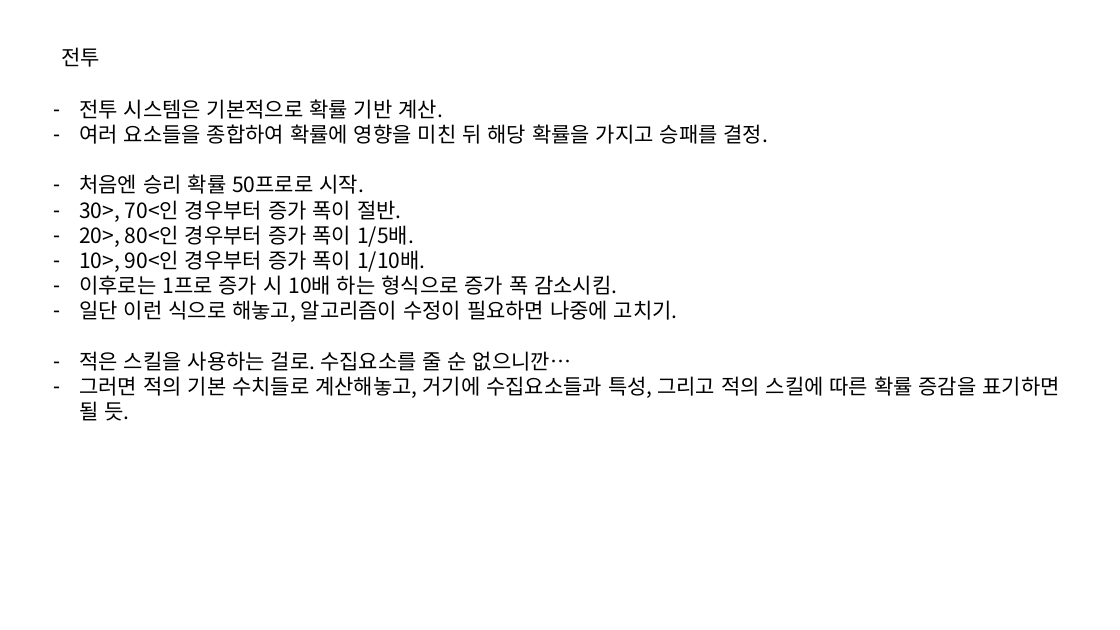
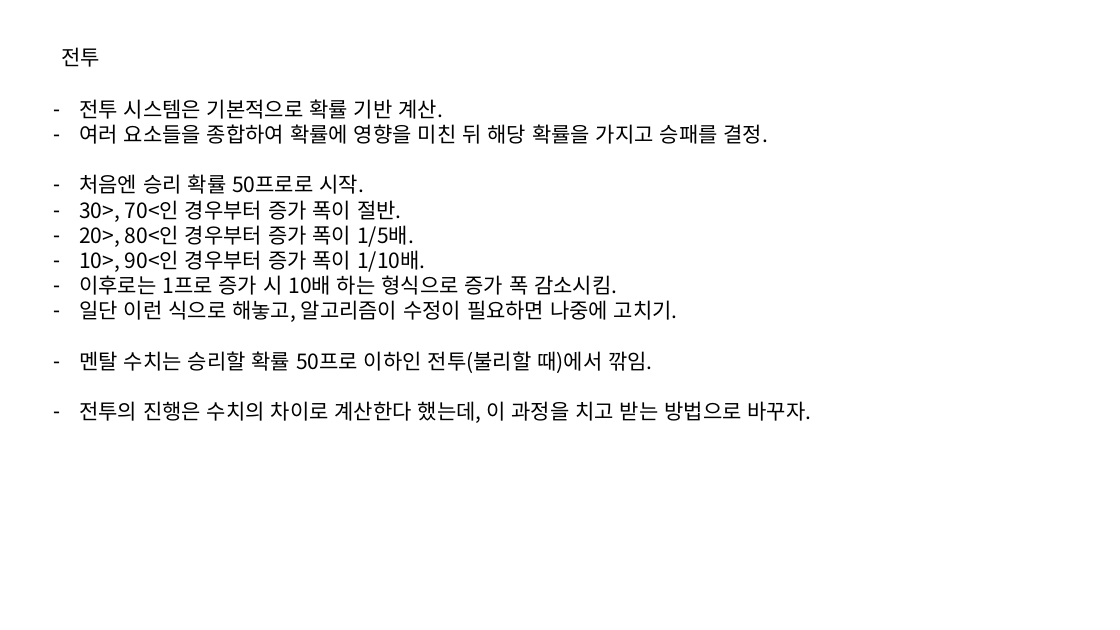
Before and after one commit to IdfKLeh/capstone, a slide deck: slide 1 of 전투.pptx. Drawn at 1120x630 pixels with LibreOffice and Linux fonts; fonts in the diff are those of the drawing. Boxes give left, top, right and bottom in pixels: in the first picture for what was removed or moved away, otherwise in the second. Text is boxed around its words. In the diff, an @@ line names an element or a change of style, - is before the commit and + after.

```diff
--- a/전투.pptx
+++ b/전투.pptx
@@ text at (x1=79, y1=351, x2=812, y2=423): text changed @@
-– 적은 스킬을 사용하는 걸로. 수집요소를 줄 순 없으니깐…
-– 그러면 적의 기본 수치들로 계산해놓고, 거기에 수집요소들과 특성, 그리고 적의 스킬에 따른 확률 증감을 표기하면 될 듯.
+– 멘탈 수치는 승리할 확률 50프로 이하인 전투(불리할 때)에서 깎임.
+– 전투의 진행은 수치의 차이로 계산한다 했는데, 이 과정을 치고 받는 방법으로 바꾸자.
```
Also in this commit, not shown: 1 other slide changed, 3 slides added, 3 other files.
